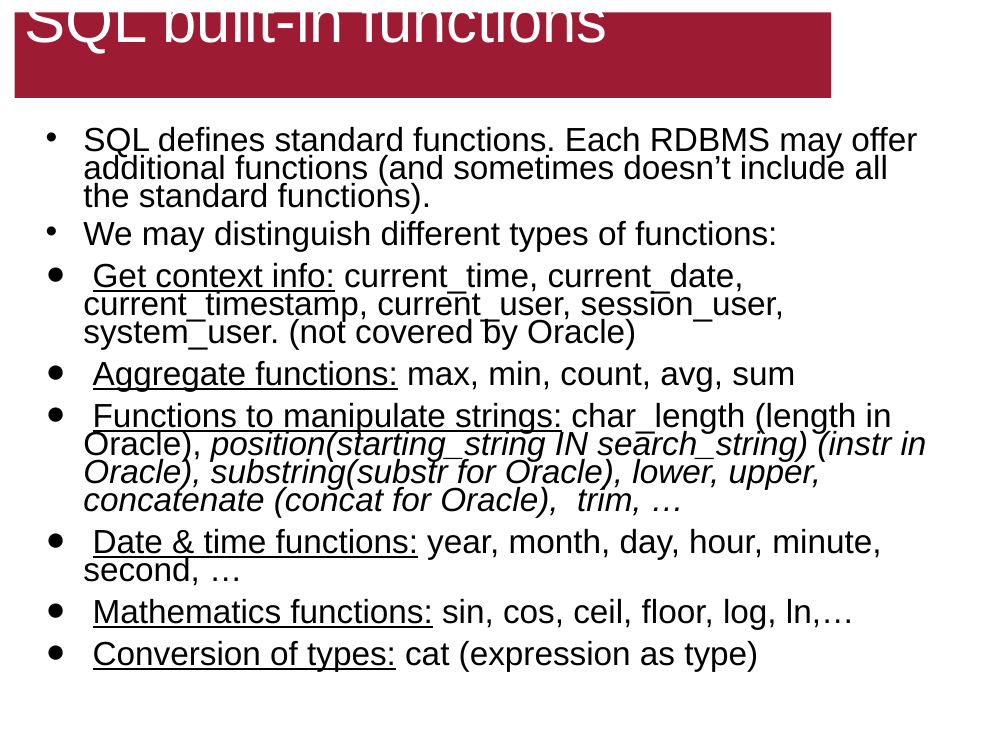
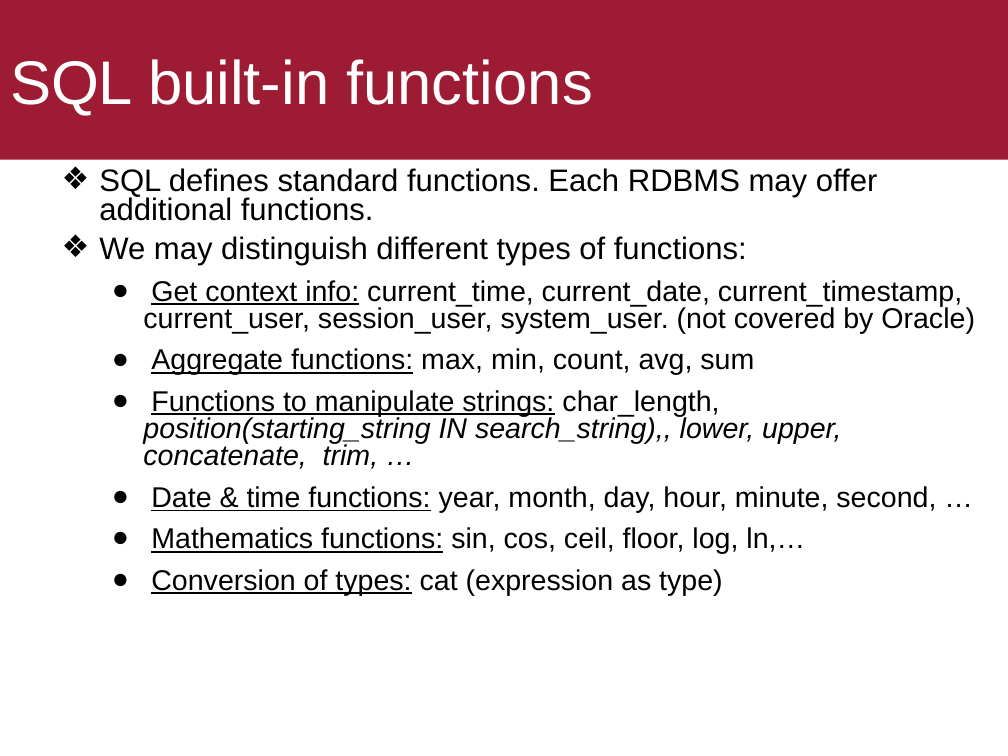
Before and after one commit to ekof-dss/teaching-samples-2021-22, a slide deck: slide 9 of presentations/05-02-sql.ppt (slide 11 before the commit). Drawn at 1008x756 pixels with LibreOffice and Linux fonts; fonts in the diff are those of the drawing. Boxes give left, top, right and bottom in pixels: in the first picture for what was removed or moved away, otherwise in the second. Text is boxed around its words. In the diff, an @@ line names an element or a change of style, - is before the commit and + after.

```diff
--- a/presentations/05-02-sql.ppt
+++ b/presentations/05-02-sql.ppt
@@ title "SQL built-in functions": place and size @@
-title "SQL built-in functions" at (15,12,832,98)
+title "SQL built-in functions" at (0,0,1008,159)
@@ text "SQL defines standard functions. Each ...": place and size @@
-text "SQL defines standard functions. Each ..." at (83,127,927,671)
+text "SQL defines standard functions. Each ..." at (99,168,975,595)
@@ text at (99,168,878,221): text changed; size 23.8 to 22.2 pt @@
-• SQL defines standard functions. Each RDBMS may offer additional functions (and sometimes doesn’t include all the standard functions).
+❖ SQL defines standard functions. Each RDBMS may offer additional functions.
@@ text at (99,236,975,595): size 23.8 to 22.2 pt in "We may distinguish different types of functions:"; size 23.8 to 20.4 pt in "Get context info: current_time, current_date, current_timest ...", "Aggregate functions: max, min, count, avg, sum", "Date & time functions: year, month, day, ...", "Mathematics functions: sin, cos, ceil, floor, log, ..." and 1 more places; bullet • to ❖; line spacing 0.7 to 0.8; less space between paragraphs; list level 1 to 2 in "Get context info: current_time, current_date, ..."; list level 1 to 2 in "Aggregate functions: max, min, count, ..."; list level 1 to 2 in "Date & time functions: year, ..."; list level 1 to 2 in "Mathematics functions: sin, cos, ceil, ..."; list level 1 to 2 in "Conversion of types: cat (expression ..." @@
@@ text at (143,390,841,469): text changed; size 23.8 to 20.4 pt @@
-● Functions to manipulate strings: char_length (length in Oracle), position(starting_string IN search_string) (instr in Oracle), substring(substr for Oracle), lower, upper, concatenate (concat for Oracle), trim, …
+  ● Functions to manipulate strings: char_length, position(starting_string IN search_string),, lower, upper, concatenate, trim, …
```
Also in this commit, not shown: 50 other slides changed, 1 slide added, 31 slides removed, 4 other files.
